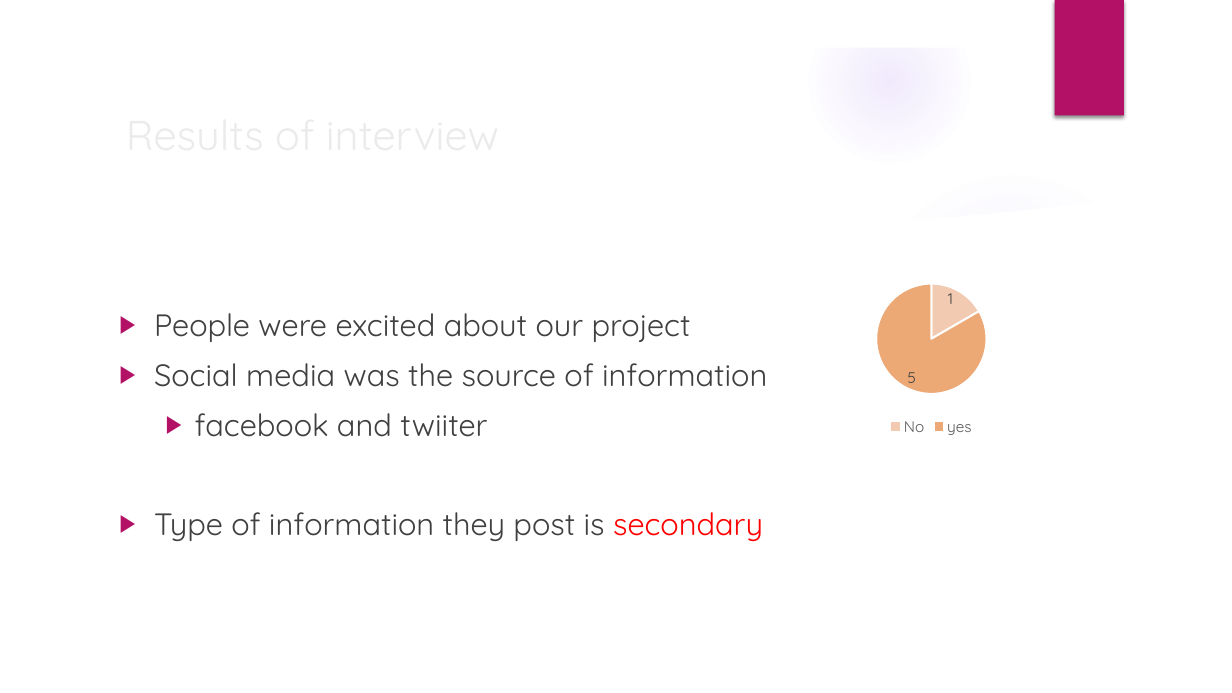
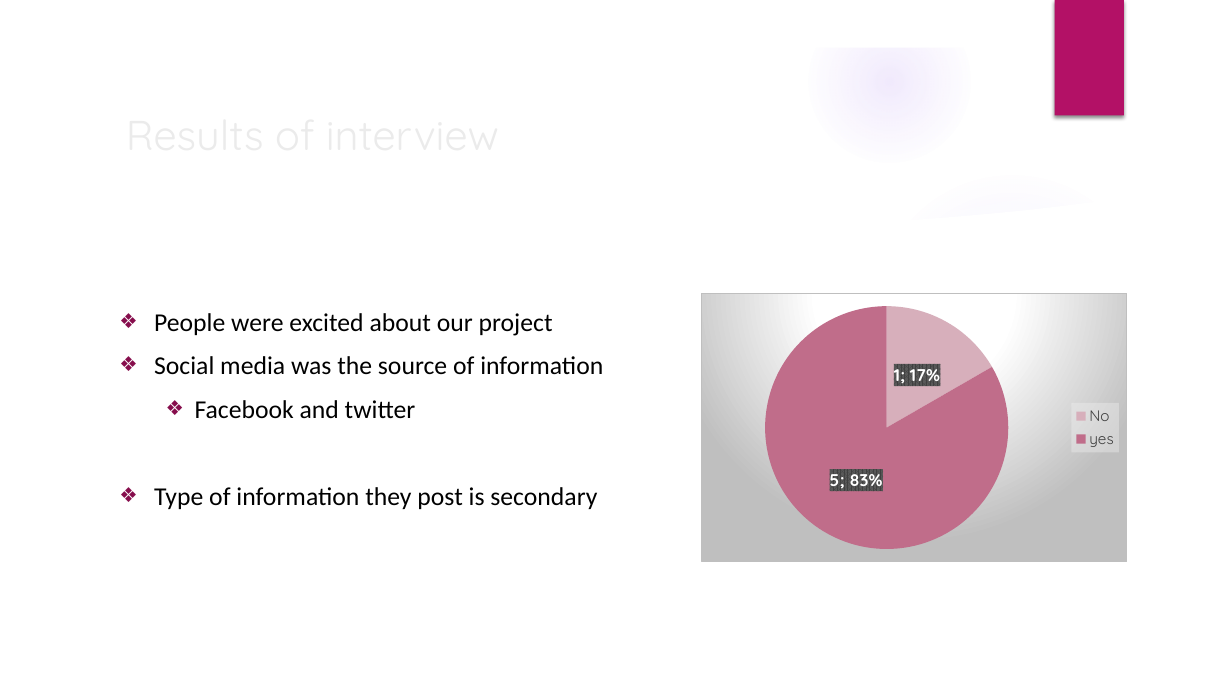
Before and after one commit to Zeeshanily/Citizen-Journalism, a slide deck: slide 8 of pj-task 1/Presentation.pptx (slide 7 before the commit). Drawn at 1232x693 pixels with LibreOffice and Linux fonts; fonts in the diff are those of the drawing; background and template pictures are left out. Boxes give left, top, right and bottom in pixels: in the first picture for what was removed or moved away, otherwise in the second. Text is boxed around its words. In the diff, an @@ line names an element or a change of style, - is before the commit and + after.

Commit message:
Project task 1 finalize

```diff
--- a/pj-task 1/Presentation.pptx
+++ b/pj-task 1/Presentation.pptx
@@ pie chart at (701, 293, 1128, 562) @@
@@ data labels of Series 1 changed @@
@@ colours of single points changed @@
@@ legend changed @@
@@ background changed @@
@@ border changed @@
@@ pie chart: place and size @@
-pie chart at (760, 271, 1104, 440)
+pie chart at (701, 293, 1128, 562)
@@ text at (154, 313, 603, 509): size 24 to 20 pt, font Quicksand to Calibri in "People were excited about our project", "Social media was the source of information", "Type of information they post is secondary"; text colour #404040 to #000000 in "People were excited about our project", "Social media was the source of information", "Type of information they post is"; text colour #FF0000 to #000000 in "secondary"; bullet ▶ to ❖; bullet colour #B31166 to #860D4C @@
@@ text at (195, 400, 416, 418): text changed; size 24 to 20 pt; font Quicksand to Calibri; text colour #404040 to #000000 @@
-  ▶ facebook and twiiter
+  ❖ Facebook and twitter
```
Also in this commit, not shown: 8 other slides changed, 2 slides added.
